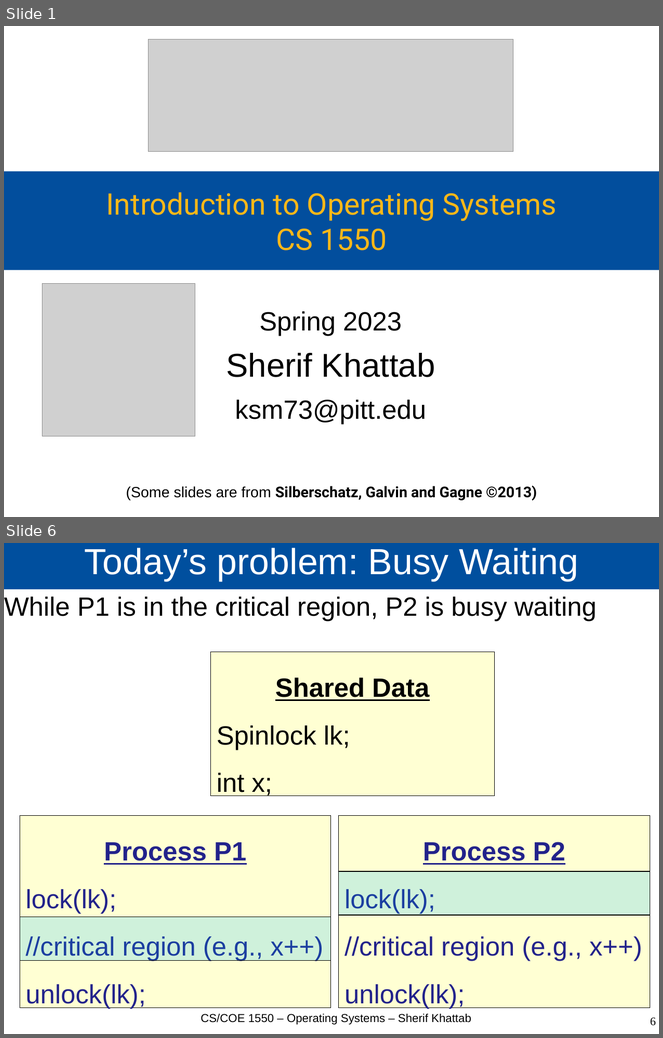
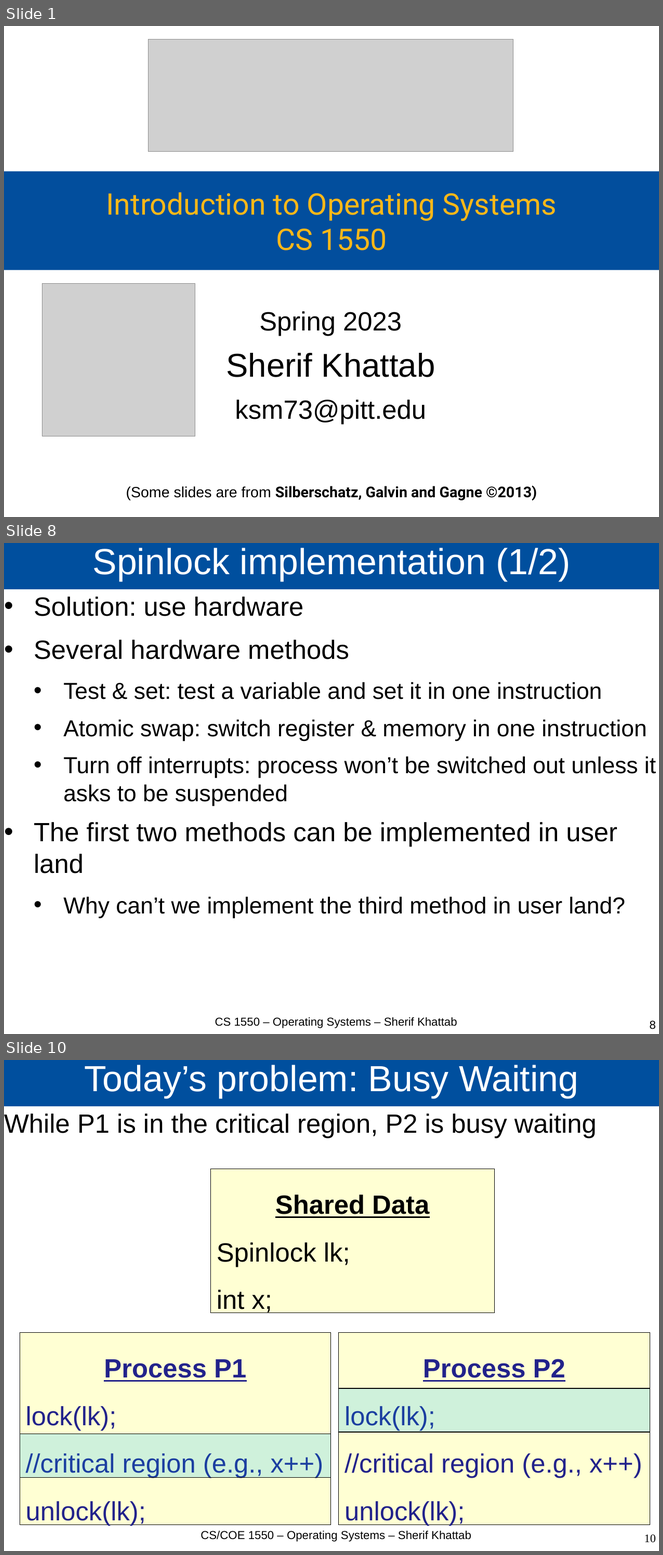
Before and after one commit to cs1550-2244/cs1550-code-handouts, a slide deck: DraftSlides/Lecture3.pptx. Shown one above the other, each under a label of ours: slides 1 and 6 before the commit, slides 1, 8 and 10 after it; the slides between them are not shown. The pictures are 663x1038 and 663x1555 pixels, drawn with LibreOffice and Linux fonts; fonts in the diff are those of the drawing; grey boxes stand for pictures. Boxes give left, top, right and bottom in pixels: in the first picture for what was removed or moved away, otherwise in the second. Text is boxed around its words. In the diff, an @@ line names an element or a change of style, - is before the commit and + after.

```diff
--- a/DraftSlides/Lecture3.pptx
+++ b/DraftSlides/Lecture3.pptx
@@ slide 8 added at [4,543,659,1034], background #FFFFFF @@
@@ title added at [4,543,659,590], fill #004F9E, 44 pt, text #FFFFFF @@
+Spinlock implementation (1/2)
@@ text added at [34,597,656,918], 28 pt, text #000000 @@
+• Solution: use hardware
+• Several hardware methods
+  • Test & set: test a variable and set it in one instruction
+  • Atomic swap: switch register & memory in one instruction
+  • Turn off interrupts: process won’t be switched out unless it asks to be suspended
+• The first two methods can be implemented in user land
+  • Why can’t we implement the third method in user land?
@@ text added at [215,1018,457,1029], 14 pt, text #000000 @@
+CS 1550 – Operating Systems – Sherif Khattab
@@ page number added at [650,1021,656,1030], 14 pt, text #000000 @@
+8
@@ what was slide 6 is now slide 10 @@
@@ page number at [645,1535,656,1543]: text changed @@
-6
+10
```
Also in this commit, not shown: 4 slides changed, 3 other slides added, 3 other files.
